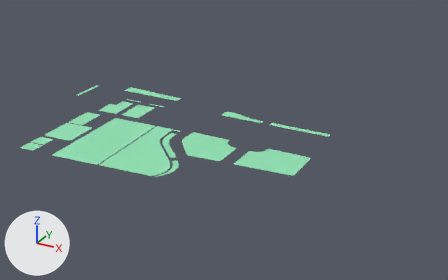
The glTF model public/v3/models/grass.glb, before and after one commit.
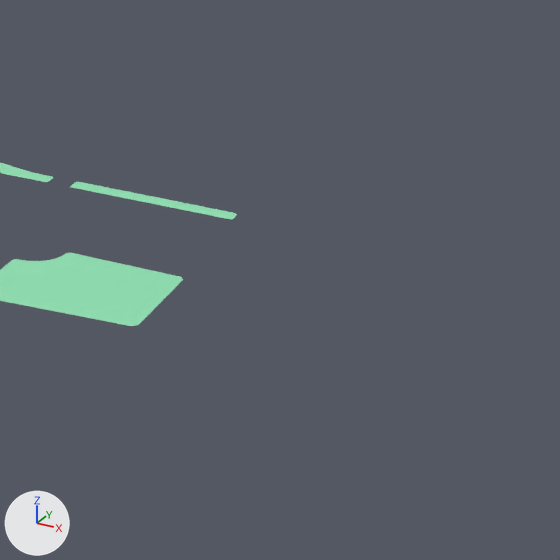
There are two pictures of each version: one whole from a 50 mm lens placed at (197.0, -499.0, 218.0), pointed at (-57.0, -36.0, -13.0), one close up on the part from 54% to 100% of the width and 20% to 93% of the height. Lighting does not change. The marker at lower left points along +X, +Y and +Z. Vertices at the same position are counted once.

The older version as bpy lines, for what is in view:
```python
me_mesh_015 = bpy.data.meshes.new('Mesh.015')
me_mesh_015.from_pydata(...)  # 2407 vertices, 3778 faces; spans x -126.0..149.0, y -86.0..88.0, z 0.0
me_mesh_015.materials.append(mat_grass)  # green #91e2b4
ob_grass_merge = bpy.data.objects.new('grass-merge', me_mesh_015)
ob_grass_merge.location = (-110.8, -74.7, 0.0)
```
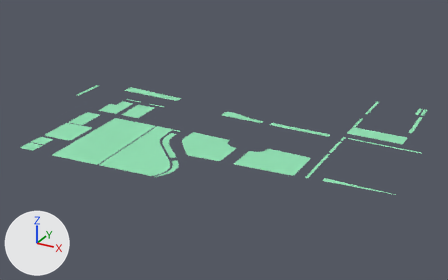
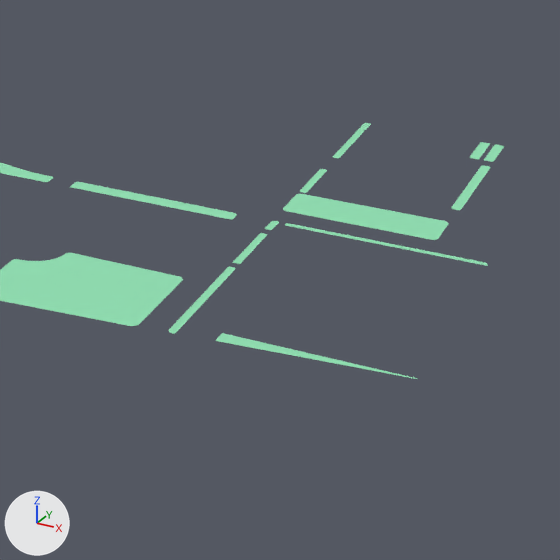
Where the newer file only moved an object's origin or applied its transform, the numbers keep the older frame.

The change, as a diff of the scene's bpy script:
```diff
--- a/public/v3/models/grass.glb.py
+++ b/public/v3/models/grass.glb.py
@@ me_mesh_015 @@
 # used by ob_grass_merge; location = (-110.8, -74.7, 0.0)
-me_mesh_015.from_pydata(...)  # 2407 vertices, 3778 faces; spans x -126.0..149.0, y -86.0..88.0, z 0.0
+me_mesh_015.from_pydata(...)  # 3443 vertices, 5512 faces; spans x -126.0..226.0, y -86.0..173.0, z 0.0
+# me_mesh_015 part 1: the loose piece of 104 vertices spanning x -70.0..-52.0, y 54.0..56.0, z 0.0 is copied, and the copy is scaled about its middle by (-3.55, -1.14, 1.02), then moved by (255.0, 12.0, 0.0); it spans x 162.0..226.0, y 66.0..69.0, z 0.0
+# me_mesh_015 part 2: the loose piece of 104 vertices spanning x -88.0..-21.0, y 76.0..88.0, z 0.0 is copied, and the copy is multiplied about its middle by the matrix ((-0.029, -0.016, 0.0), (-0.025, -0.709, 0.0), (0.0, 0.0, 1.017)), then moved by (214.0, -18.0, 0.0); it spans x 157.0..160.0, y 61.0..68.0, z 0.0
+# me_mesh_015 part 3: the loose piece of 104 vertices spanning x -41.0..-23.0, y 54.0..56.0, z 0.0 is copied, and the copy is turned -90 degrees about the z axis through its middle and scaled by 1.41, then moved by (191.0, -11.0, 0.0); it spans x 157.0..160.0, y 31.0..57.0, z 0.0
+# me_mesh_015 part 4: the loose piece of 104 vertices spanning x -88.0..-21.0, y 76.0..88.0, z 0.0 is copied, and the copy is multiplied about its middle by the matrix ((0.006, 0.188, 0.0), (0.346, 0.0, 0.0), (0.0, 0.0, 1.25)), then moved by (214.0, 26.0, 0.0); it spans x 157.0..160.0, y 96.0..120.0, z 0.0
+# me_mesh_015 part 5: a new loose piece of 104 vertices spanning x 171.0..226.0, y -20.0..-15.0, z 0.0, in mat_grass (green #91e2b4)
+# me_mesh_015 part 6: a new loose piece of 104 vertices spanning x 157.0..160.0, y -21.0..28.0, z 0.0, in mat_grass (green #91e2b4)
+# me_mesh_015 part 7: a new loose piece of 104 vertices spanning x 205.0..209.0, y 106.0..150.0, z 0.0, in mat_grass (green #91e2b4)
+# me_mesh_015 part 8: a new loose piece of 104 vertices spanning x 158.0..160.0, y 132.0..172.0, z 0.0, in mat_grass (green #91e2b4)
+# me_mesh_015 part 9: a new loose piece of 92 vertices spanning x 157.0..208.0, y 78.0..95.0, z 0.0, in mat_grass (green #91e2b4)
+# me_mesh_015 part 10: a new loose piece of 56 vertices spanning x 205.0..208.0, y 155.0..173.0, z 0.0, in mat_grass (green #91e2b4)
+# me_mesh_015 part 11: a new loose piece of 56 vertices spanning x 200.0..203.0, y 155.0..173.0, z 0.0, in mat_grass (green #91e2b4)
 me_mesh_015.materials.append(mat_grass)
```

Where the change shows, as pixel boxes (x1, y1, x2, y2) in the close-ups (560 x 560 px):
'grass-merge', reshaped
    before: (0, 162, 237, 326)
    after: (0, 123, 504, 379)
part 1 of me_mesh_015, added (green)
    after: (285, 223, 488, 266)
part 2 of me_mesh_015, added
    after: (265, 221, 279, 230)
part 3 of me_mesh_015, added
    after: (233, 233, 267, 264)
part 4 of me_mesh_015, added
    after: (300, 169, 327, 193)
part 5 of me_mesh_015, added (green)
    after: (216, 333, 418, 379)
part 6 of me_mesh_015, added (green)
    after: (169, 267, 236, 334)
part 7 of me_mesh_015, added (green)
    after: (451, 165, 490, 210)
part 8 of me_mesh_015, added
    after: (333, 123, 371, 158)
part 9 of me_mesh_015, added (green)
    after: (283, 194, 449, 240)
part 10 of me_mesh_015, added
    after: (484, 144, 504, 162)
part 11 of me_mesh_015, added
    after: (470, 142, 490, 159)
